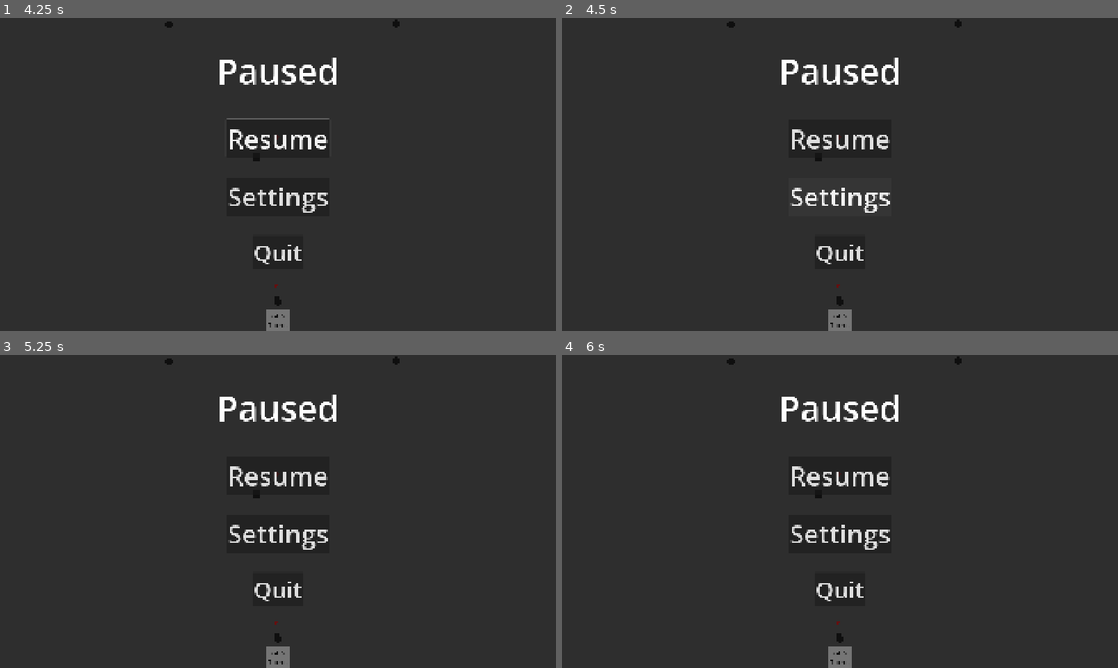
Above: before the commit, frames 1-4 (two rows, left to right).
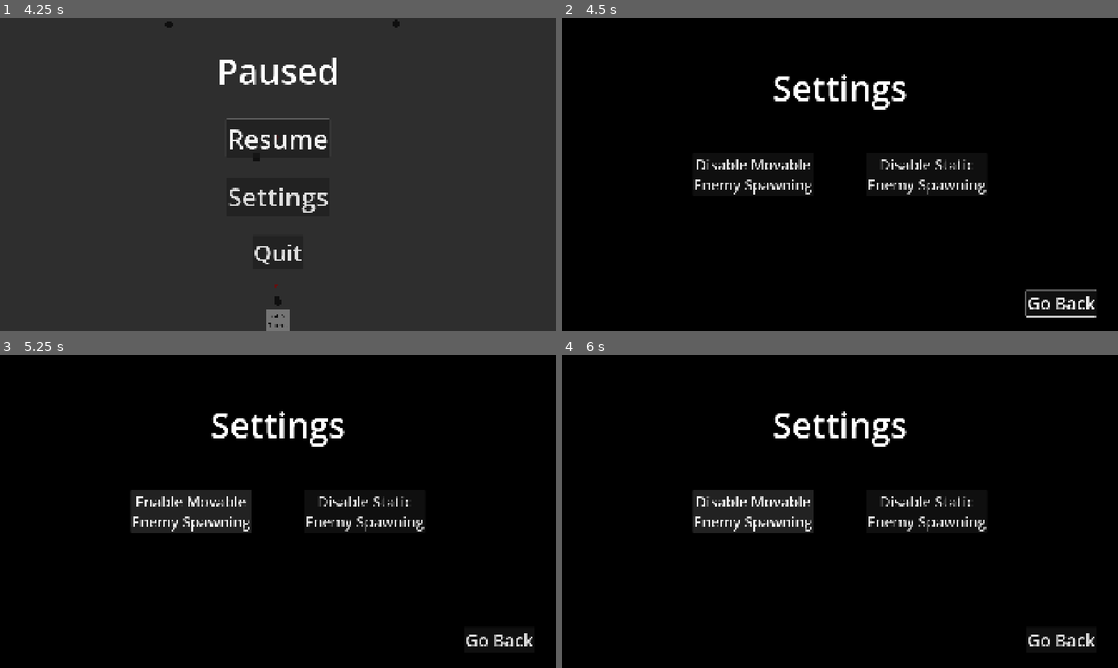
Above: after the commit, the same moments.

Repository: BilgiPasa/2d-gun-turret
Game: Godot game, scene res://Scenes/main_scene.tscn
Two runs of this game, one before a commit and one after it. Both use one fixed random seed, a clock stepped at 60 frames per second and the inputs below.
Inputs (mouse positions are in pixels of both pictures, inside the frame that each line leads up to):
- Up to frame 1 (4.25 s): move the mouse to (400, 158) at 0.52 s; move the mouse to (166, 190) at 1.27 s; move the mouse to (333, 105) at 2.02 s; move the mouse to (250, 237) at 2.77 s; move the mouse to (444, 221) at 3.52 s; tap Escape (ui_cancel) at 4.15 s
- Up to frame 2 (4.5 s): click "Settings" at 4.25 s
- Up to frame 3 (5.25 s): click (189, 511) at 5 s, where only the run after the commit has a clickable "Disable Movable Enemy Spawning"
- Up to frame 4 (6 s): click (751, 511) at 5.75 s, where only the run after the commit has a clickable "Enable Movable Enemy Spawning"

Frame 1 is identical in both runs. In frame 2, 99% of the frame differs, in the area x 0-100%, y 0-100%; in frame 3, 97%; in frame 4, 97%.

Commit message:
Add settings menu, Change focus order in pause menu, Update to version 0.5

Diff:
--- a/Scenes/main_scene.tscn
+++ b/Scenes/main_scene.tscn
@@ -5,6 +5,7 @@
 [ext_resource type="Script" uid="uid://c14rqw4s7qa" path="res://Scripts/movable_enemy_spawner.gd" id="3_x6ack"]
 [ext_resource type="Script" uid="uid://cdqp2fy7aaufi" path="res://Scripts/static_enemy_spawner.gd" id="4_iacmt"]
 [ext_resource type="PackedScene" uid="uid://xvfe40rybecl" path="res://Scenes/pause_menu.tscn" id="5_iacmt"]
+[ext_resource type="PackedScene" uid="uid://ub0162sq8e7h" path="res://Scenes/settings_menu.tscn" id="6_6ev3c"]
 
 [sub_resource type="RectangleShape2D" id="RectangleShape2D_5s483"]
 size = Vector2(4750, 40)
@@ -51,7 +52,16 @@
 [node name="PauseMenu" parent="CanvasLayer" unique_id=1481798387 instance=ExtResource("5_iacmt")]
 visible = false
 
+[node name="SettingsMenu" parent="CanvasLayer" unique_id=1117894137 instance=ExtResource("6_6ev3c")]
+visible = false
+
 [connection signal="body_entered" from="Ground/GroundArea" to="." method="_on_ground_area_body_entered"]
 [connection signal="timeout" from="MovableEnemySpawner/SpawnTimer" to="MovableEnemySpawner" method="_on_spawn_timer_timeout"]
 [connection signal="timeout" from="StaticEnemySpawner/SpawnTimer" to="StaticEnemySpawner" method="_on_spawn_timer_timeout"]
+[connection signal="open_settings" from="CanvasLayer/PauseMenu" to="." method="_on_pause_menu_open_settings"]
 [connection signal="resume" from="CanvasLayer/PauseMenu" to="." method="_on_pause_menu_resume"]
+[connection signal="go_back" from="CanvasLayer/SettingsMenu" to="." method="_on_settings_menu_go_back"]
+[connection signal="turn_off_mes" from="CanvasLayer/SettingsMenu" to="." method="_on_settings_menu_turn_off_mes"]
+[connection signal="turn_off_ses" from="CanvasLayer/SettingsMenu" to="." method="_on_settings_menu_turn_off_ses"]
+[connection signal="turn_on_mes" from="CanvasLayer/SettingsMenu" to="." method="_on_settings_menu_turn_on_mes"]
+[connection signal="turn_on_ses" from="CanvasLayer/SettingsMenu" to="." method="_on_settings_menu_turn_on_ses"]
--- a/Scenes/pause_menu.tscn
+++ b/Scenes/pause_menu.tscn
@@ -49,11 +49,11 @@
 grow_horizontal = 2
 grow_vertical = 2
 focus_neighbor_left = NodePath(".")
-focus_neighbor_top = NodePath(".")
+focus_neighbor_top = NodePath("../QuitButton")
 focus_neighbor_right = NodePath(".")
 focus_neighbor_bottom = NodePath("../SettingsButton")
 focus_next = NodePath("../SettingsButton")
-focus_previous = NodePath(".")
+focus_previous = NodePath("../QuitButton")
 theme_override_font_sizes/font_size = 90
 text = "Resume"
 
@@ -95,8 +95,8 @@
 focus_neighbor_left = NodePath(".")
 focus_neighbor_top = NodePath("../SettingsButton")
 focus_neighbor_right = NodePath(".")
-focus_neighbor_bottom = NodePath(".")
-focus_next = NodePath(".")
+focus_neighbor_bottom = NodePath("../ResumeButton")
+focus_next = NodePath("../ResumeButton")
 focus_previous = NodePath("../SettingsButton")
 theme_override_font_sizes/font_size = 80
 text = "Quit"
--- /dev/null
+++ b/Scenes/settings_menu.tscn
@@ -0,0 +1,113 @@
+[gd_scene format=3 uid="uid://ub0162sq8e7h"]
+
+[ext_resource type="Script" uid="uid://q3nf33ooi5xy" path="res://Scripts/settings_menu.gd" id="1_icv2g"]
+
+[sub_resource type="StyleBoxFlat" id="StyleBoxFlat_124y6"]
+bg_color = Color(0, 0, 0, 1)
+
+[node name="SettingsMenu" type="Control" unique_id=1117894137]
+layout_mode = 3
+anchors_preset = 15
+anchor_right = 1.0
+anchor_bottom = 1.0
+grow_horizontal = 2
+grow_vertical = 2
+script = ExtResource("1_icv2g")
+
+[node name="Panel" type="Panel" parent="." unique_id=1489400754]
+layout_mode = 1
+anchors_preset = 15
+anchor_right = 1.0
+anchor_bottom = 1.0
+grow_horizontal = 2
+grow_vertical = 2
+theme_override_styles/panel = SubResource("StyleBoxFlat_124y6")
+
+[node name="MESOnOffButton" type="Button" parent="Panel" unique_id=798842165]
+layout_mode = 1
+anchors_preset = 8
+anchor_left = 0.5
+anchor_top = 0.5
+anchor_right = 0.5
+anchor_bottom = 0.5
+offset_left = -509.0
+offset_top = -73.0
+offset_right = -90.99951
+offset_bottom = 73.0
+grow_horizontal = 2
+grow_vertical = 2
+focus_neighbor_left = NodePath(".")
+focus_neighbor_top = NodePath(".")
+focus_neighbor_right = NodePath("../SESOnOffButton")
+focus_neighbor_bottom = NodePath("../GoBackButton")
+focus_next = NodePath("../SESOnOffButton")
+focus_previous = NodePath("../GoBackButton")
+theme_override_font_sizes/font_size = 50
+text = "Disable Movable
+Enemy Spawning"
+
+[node name="SESOnOffButton" type="Button" parent="Panel" unique_id=910059479]
+layout_mode = 1
+anchors_preset = 8
+anchor_left = 0.5
+anchor_top = 0.5
+anchor_right = 0.5
+anchor_bottom = 0.5
+offset_left = 91.0
+offset_top = -73.0
+offset_right = 509.0005
+offset_bottom = 73.00012
+grow_horizontal = 2
+grow_vertical = 2
+focus_neighbor_left = NodePath("../MESOnOffButton")
+focus_neighbor_top = NodePath(".")
+focus_neighbor_right = NodePath("../GoBackButton")
+focus_neighbor_bottom = NodePath("../GoBackButton")
+focus_next = NodePath("../GoBackButton")
+focus_previous = NodePath("../MESOnOffButton")
+theme_override_font_sizes/font_size = 50
+text = "Disable Static
+Enemy Spawning"
+
+[node name="GoBackButton" type="Button" parent="Panel" unique_id=665808844]
+layout_mode = 1
+anchors_preset = 3
+anchor_left = 1.0
+anchor_top = 1.0
+anchor_right = 1.0
+anchor_bottom = 1.0
+offset_left = -317.0
+offset_top = -141.0
+offset_right = -75.0
+offset_bottom = -50.0
+grow_horizontal = 0
+grow_vertical = 0
+focus_neighbor_left = NodePath("../SESOnOffButton")
+focus_neighbor_top = NodePath("../SESOnOffButton")
+focus_neighbor_right = NodePath(".")
+focus_neighbor_bottom = NodePath(".")
+focus_next = NodePath("../MESOnOffButton")
+focus_previous = NodePath("../SESOnOffButton")
+theme_override_font_sizes/font_size = 60
+text = "Go Back"
+
+[node name="SettingsLabel" type="Label" parent="Panel" unique_id=1704733833]
+layout_mode = 1
+anchors_preset = 8
+anchor_left = 0.5
+anchor_top = 0.5
+anchor_right = 0.5
+anchor_bottom = 0.5
+offset_left = -232.5
+offset_top = -382.5
+offset_right = 232.5
+offset_bottom = -217.5
+grow_horizontal = 2
+grow_vertical = 2
+theme_override_font_sizes/font_size = 120
+text = "Settings"
+
+[connection signal="visibility_changed" from="." to="." method="_on_visibility_changed"]
+[connection signal="pressed" from="Panel/MESOnOffButton" to="." method="_on_mes_on_off_button_pressed"]
+[connection signal="pressed" from="Panel/SESOnOffButton" to="." method="_on_ses_on_off_button_pressed"]
+[connection signal="pressed" from="Panel/GoBackButton" to="." method="_on_go_back_button_pressed"]
--- a/Scripts/main_scene.gd
+++ b/Scripts/main_scene.gd
@@ -3,30 +3,24 @@
 @onready var movable_enemy_spawner: Node2D = $MovableEnemySpawner
 @onready var static_enemy_spawner: Node2D = $StaticEnemySpawner
 @onready var pause_menu: Control = $CanvasLayer/PauseMenu
-var enable_static_enemy_spawner: bool = true
-var enable_movable_enemy_spawner: bool = true
+@onready var settings_menu: Control = $CanvasLayer/SettingsMenu
 
 func _ready() -> void:
 	process_mode = Node.PROCESS_MODE_ALWAYS
 	pause_menu.process_mode = Node.PROCESS_MODE_DISABLED
 	pause_menu.hide()
-
-	if enable_movable_enemy_spawner:
-		movable_enemy_spawner.process_mode = Node.PROCESS_MODE_PAUSABLE
-	else:
-		movable_enemy_spawner.process_mode = Node.PROCESS_MODE_DISABLED
-
-	if enable_static_enemy_spawner:
-		static_enemy_spawner.process_mode = Node.PROCESS_MODE_PAUSABLE
-	else:
-		static_enemy_spawner.process_mode = Node.PROCESS_MODE_DISABLED
+	settings_menu.process_mode = Node.PROCESS_MODE_DISABLED
+	settings_menu.hide()
 
 func _input(event) -> void:
 	if event.is_action_pressed("ui_cancel"): # If "esc" key pressed
 		if !get_tree().paused:
 			pause()
 		else:
-			resume()
+			if !settings_menu.visible:
+				resume()
+			else:
+				close_settings()
 
 func pause() -> void:
 	get_tree().paused = true
@@ -38,9 +32,35 @@
 	pause_menu.process_mode = Node.PROCESS_MODE_DISABLED
 	pause_menu.hide()
 
+func open_settings() -> void:
+	settings_menu.process_mode = Node.PROCESS_MODE_INHERIT
+	settings_menu.show()
+
+func close_settings() -> void:
+	settings_menu.process_mode = Node.PROCESS_MODE_DISABLED
+	settings_menu.hide()
+
 func _on_ground_area_body_entered(body: Node2D) -> void:
 	print("Enemy has hit to the ground")
 	body.queue_free.call_deferred()
 
 func _on_pause_menu_resume() -> void:
 	resume()
+
+func _on_pause_menu_open_settings() -> void:
+	open_settings()
+
+func _on_settings_menu_turn_on_mes() -> void:
+	movable_enemy_spawner.process_mode = Node.PROCESS_MODE_PAUSABLE
+
+func _on_settings_menu_turn_off_mes() -> void:
+	movable_enemy_spawner.process_mode = Node.PROCESS_MODE_DISABLED
+
+func _on_settings_menu_turn_on_ses() -> void:
+	static_enemy_spawner.process_mode = Node.PROCESS_MODE_PAUSABLE
+
+func _on_settings_menu_turn_off_ses() -> void:
+	static_enemy_spawner.process_mode = Node.PROCESS_MODE_DISABLED
+
+func _on_settings_menu_go_back() -> void:
+	close_settings()
--- a/Scripts/movable_enemy_spawner.gd
+++ b/Scripts/movable_enemy_spawner.gd
@@ -7,6 +7,7 @@
 const MOVABLE_ENEMY_SCENE = preload("res://Scenes/movable_enemy.tscn")
 
 func _ready() -> void:
+	process_mode = Node.PROCESS_MODE_PAUSABLE
 	spawn_timer.wait_time = SPAWN_TIME
 	spawn_timer.autostart = true
 	spawn_timer.start()
--- a/Scripts/pause_menu.gd
+++ b/Scripts/pause_menu.gd
@@ -1,6 +1,7 @@
 extends Control
 
-signal resume # Resume signal for the main scene
+signal resume
+signal open_settings
 
 @onready var resume_button: Button = $Panel/ResumeButton
 
@@ -12,7 +13,7 @@
 	resume.emit()
 
 func _on_settings_button_pressed() -> void:
-	pass # Replace with function body.
+	open_settings.emit()
 
 func _on_quit_button_pressed() -> void:
 	get_tree().quit()
--- /dev/null
+++ b/Scripts/settings_menu.gd
@@ -0,0 +1,42 @@
+extends Control
+
+signal turn_on_mes # Turn On Movable Enemy Spawner
+signal turn_off_mes # Turn On Movable Enemy Spawner
+signal turn_on_ses # Turn On Static Enemy Spawner
+signal turn_off_ses # Turn On Static Enemy Spawner
+signal go_back
+
+@onready var mes_on_off_button: Button = $Panel/MESOnOffButton
+@onready var ses_on_off_button: Button = $Panel/SESOnOffButton
+@onready var go_back_button: Button = $Panel/GoBackButton
+var mes_on: bool = true
+var ses_on: bool = true
+
+func _on_visibility_changed() -> void:
+	if visible:
+		go_back_button.grab_focus()
+
+# On Movable Enemy Spawner On Off Button Pressed
+func _on_mes_on_off_button_pressed() -> void:
+	if mes_on:
+		mes_on = false
+		turn_off_mes.emit()
+		mes_on_off_button.text = "Enable Movable\nEnemy Spawning"
+	else:
+		mes_on = true
+		turn_on_mes.emit()
+		mes_on_off_button.text = "Disable Movable\nEnemy Spawning"
+
+# On Static Enemy Spawner On Off Button Pressed
+func _on_ses_on_off_button_pressed() -> void:
+	if ses_on:
+		ses_on = false
+		turn_off_ses.emit()
+		ses_on_off_button.text = "Enable Static\nEnemy Spawning"
+	else:
+		ses_on = true
+		turn_on_ses.emit()
+		ses_on_off_button.text = "Disable Static\nEnemy Spawning"
+
+func _on_go_back_button_pressed() -> void:
+	go_back.emit()
--- a/Scripts/static_enemy_spawner.gd
+++ b/Scripts/static_enemy_spawner.gd
@@ -6,6 +6,7 @@
 const STATIC_ENEMY_SCENE = preload("res://Scenes/static_enemy.tscn")
 
 func _ready() -> void:
+	process_mode = Node.PROCESS_MODE_PAUSABLE
 	spawn_timer.wait_time = SPAWN_TIME
 	spawn_timer.autostart = true
 	spawn_timer.start()
--- a/project.godot
+++ b/project.godot
@@ -11,7 +11,7 @@
 [application]
 
 config/name="2d-gun-turret"
-config/version="0.4"
+config/version="0.5"
 run/main_scene="uid://jneb5c8685yl"
 config/features=PackedStringArray("4.7", "Forward Plus")
 config/icon="res://icon.svg"
Not shown, added: Scripts/settings_menu.gd.uid
